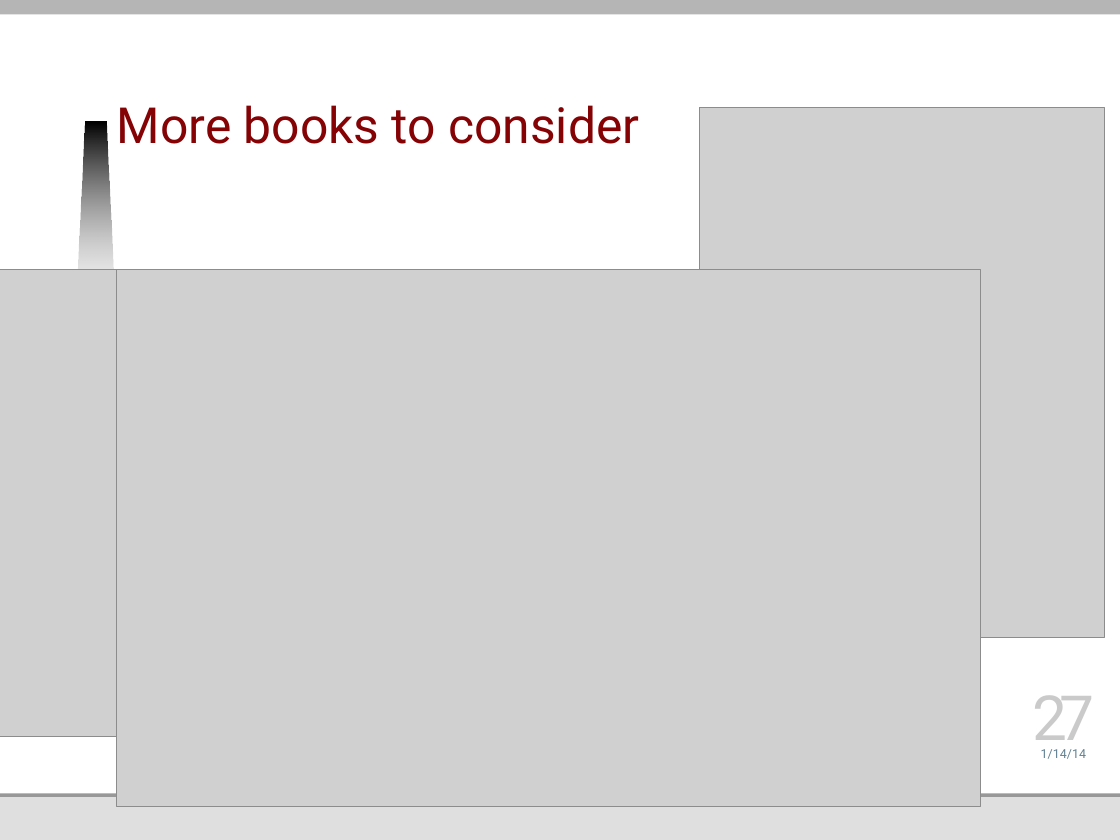
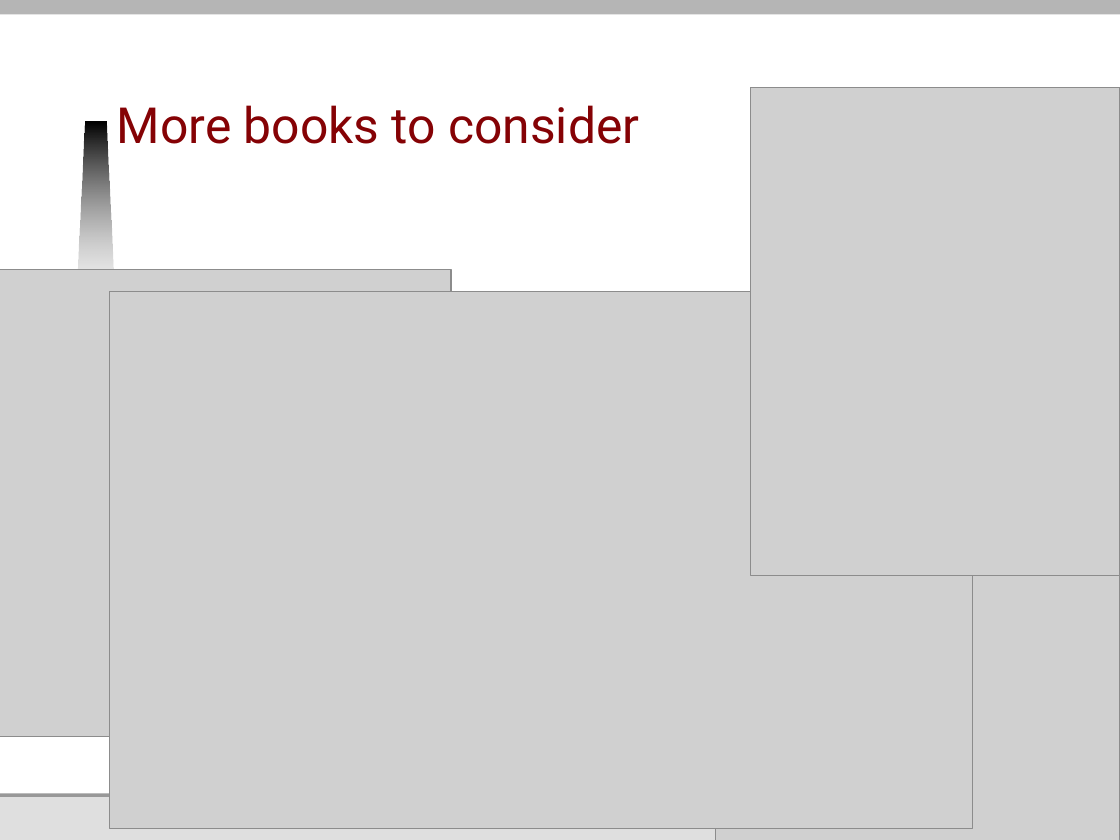
Before and after one commit to jmankoff/data, a slide deck: slide 27 of Lectures/1 Introduction.pptx. Drawn at 1120x840 pixels with LibreOffice and Linux fonts; fonts in the diff are those of the drawing; grey boxes stand for pictures; background and template pictures are left out. Boxes give left, top, right and bottom in pixels: in the first picture for what was removed or moved away, otherwise in the second. Text is boxed around its words. In the diff, an @@ line names an element or a change of style, - is before the commit and + after.

Commit message:
Updates to lecture slides

```diff
--- a/Lectures/1 Introduction.pptx
+++ b/Lectures/1 Introduction.pptx
@@ picture added at bbox=[750, 87, 1120, 576] @@
@@ picture: place and size @@
-picture at bbox=[116, 270, 980, 806]
+picture at bbox=[110, 291, 973, 828]
@@ picture: place and size @@
-picture at bbox=[700, 108, 1104, 638]
+picture at bbox=[716, 472, 1120, 840]
@@ page number removed at bbox=[1032, 695, 1094, 756] @@
-27
@@ text removed at bbox=[1041, 749, 1086, 759] @@
-1/14/14
```
Also in this commit, not shown: 23 other slides changed, 1 other file.
